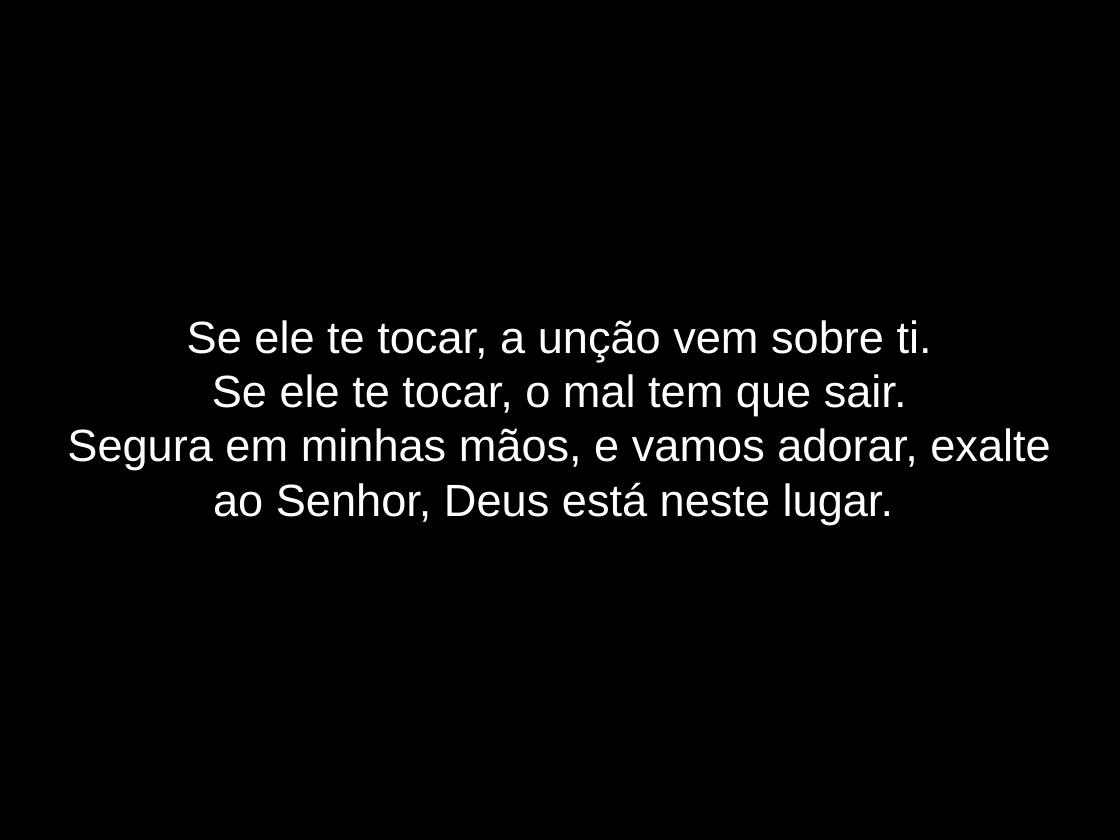
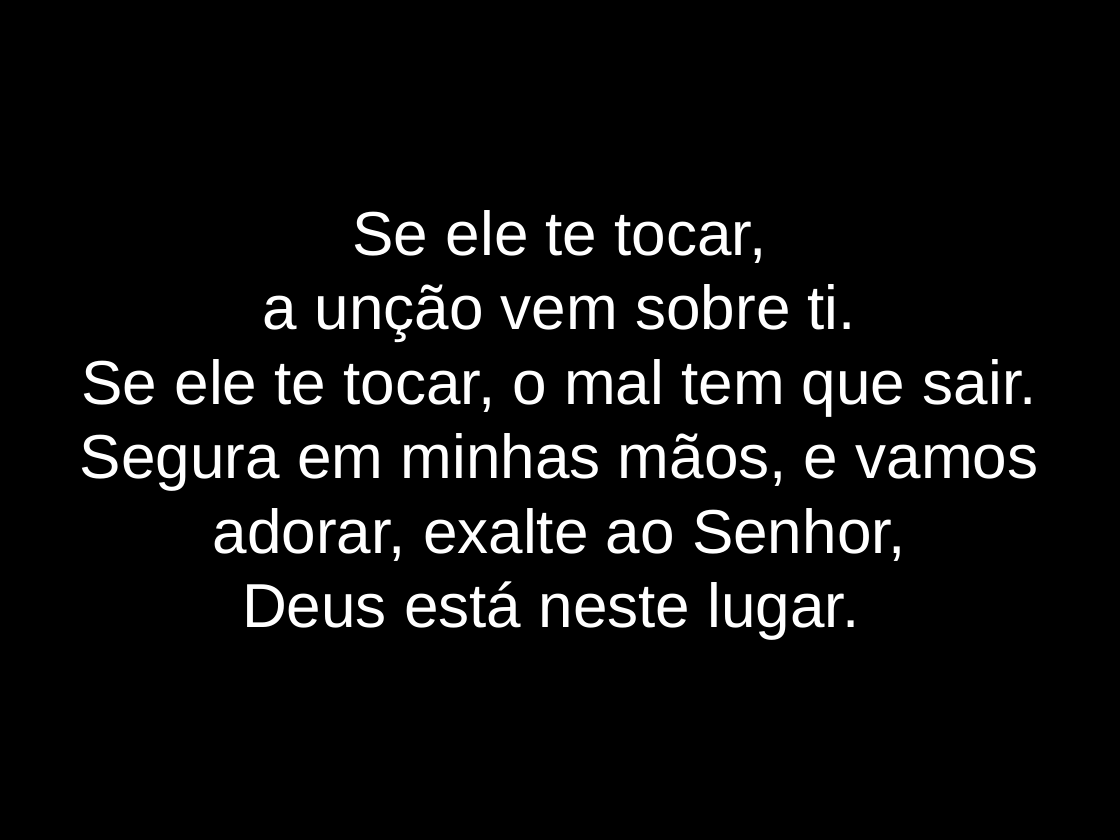
Before and after one commit to lazaroness/ChurchFiles, a slide deck: slide 9 of elshaday/LetrasApresentacao/DependemosDeDeus.odp. Drawn at 1120x840 pixels with LibreOffice and Linux fonts; fonts in the diff are those of the drawing. Boxes give left, top, right and bottom in pixels: in the first picture for what was removed or moved away, otherwise in the second. Text is boxed around its words. In the diff, an @@ line names an element or a change of style, - is before the commit and + after.

```diff
--- a/elshaday/LetrasApresentacao/DependemosDeDeus.odp
+++ b/elshaday/LetrasApresentacao/DependemosDeDeus.odp
@@ subtitle at (x1=263, y1=210, x2=856, y2=341): text changed; size 32 to 44 pt @@
-Se ele te tocar, a unção vem sobre ti.
+Se ele te tocar,
+a unção vem sobre ti.
@@ subtitle at (x1=82, y1=359, x2=1037, y2=415): size 32 to 44 pt in "Se ele te tocar, o mal tem ..." @@
@@ subtitle at (x1=80, y1=433, x2=1039, y2=639): text changed; size 32 to 44 pt @@
-Segura em minhas mãos, e vamos adorar, exalte ao Senhor, Deus está neste lugar.
+Segura em minhas mãos, e vamos adorar, exalte ao Senhor,
+Deus está neste lugar.
```
Also in this commit, not shown: 11 other slides changed, 3 slides removed.
